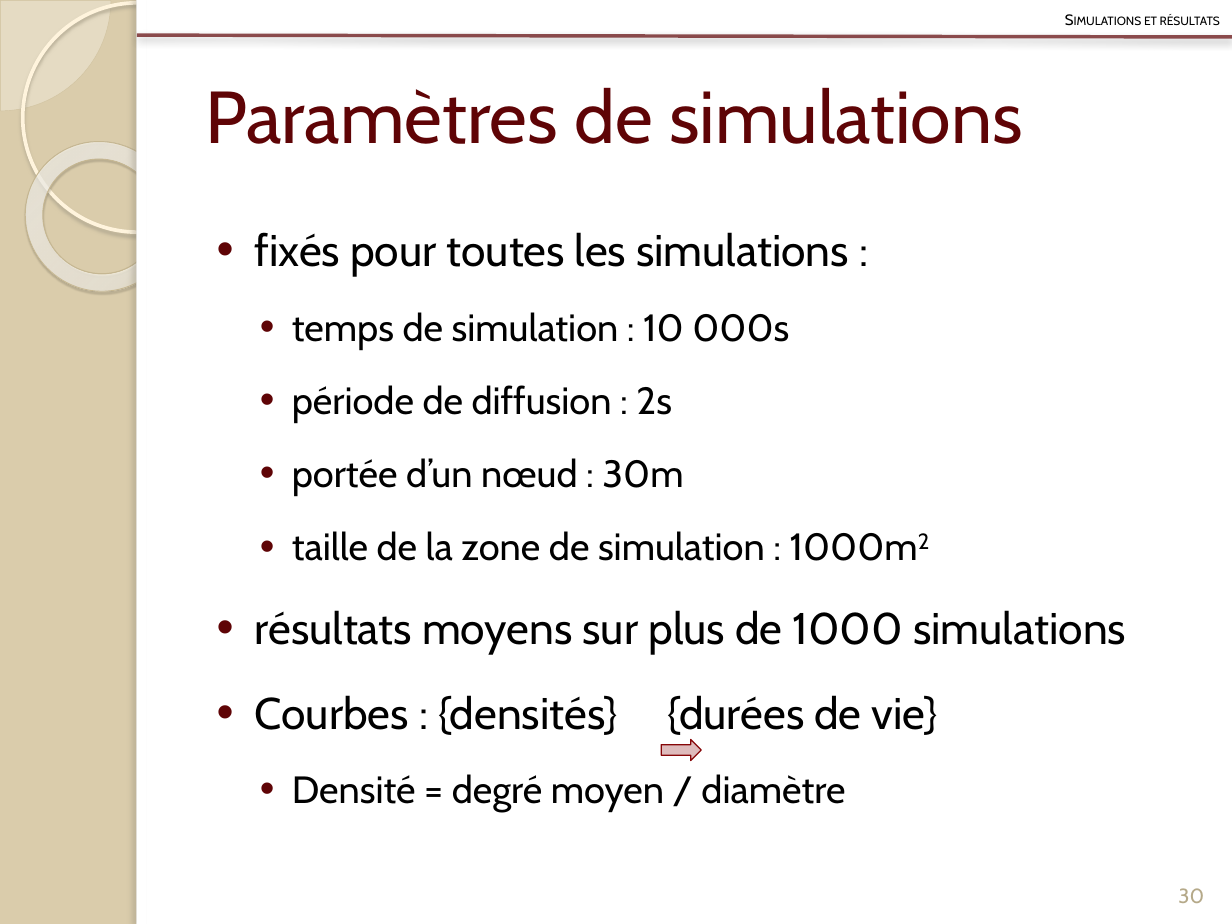
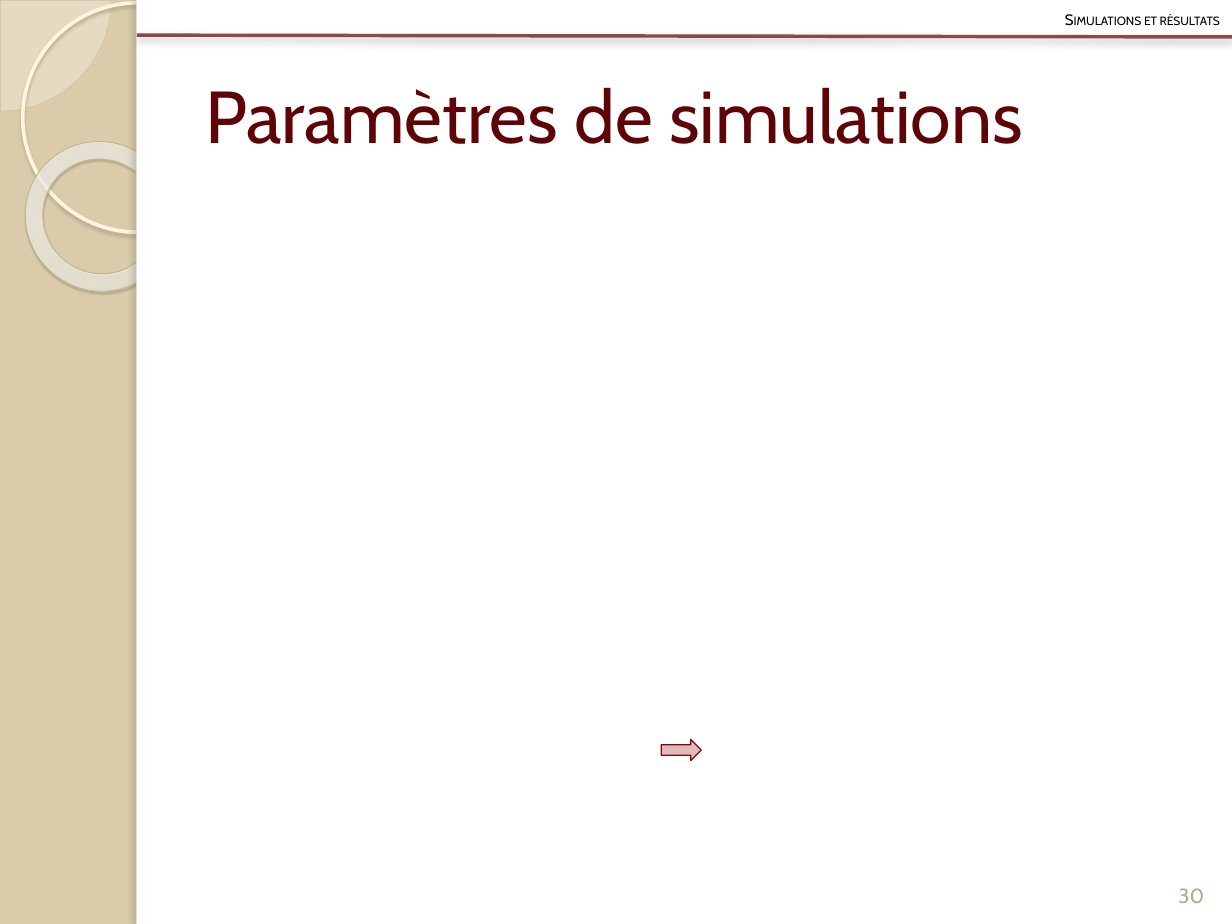
Before and after one commit to Patre/Energy-saving-in-sensors--networks, a slide deck: slide 30 of Redaction/Presentation/pres .pptx. Drawn at 1232x924 pixels with LibreOffice and Linux fonts; fonts in the diff are those of the drawing; grey boxes stand for pictures. Boxes give left, top, right and bottom in pixels: in the first picture for what was removed or moved away, otherwise in the second. Text is boxed around its words. In the diff, an @@ line names an element or a change of style, - is before the commit and + after.

Commit message:
Final DIAPO

```diff
--- a/Redaction/Presentation/pres .pptx
+++ b/Redaction/Presentation/pres .pptx
@@ text removed at [255, 232, 1126, 812] @@
-• fixés pour toutes les simulations :
-  • temps de simulation : 10 000s
-  • période de diffusion : 2s
-  • portée d’un nœud : 30m
-  • taille de la zone de simulation : 1000m2
-• résultats moyens sur plus de 1000 simulations
-• Courbes : {densités} {durées de vie}
-  • Densité = degré moyen / diamètre
```
